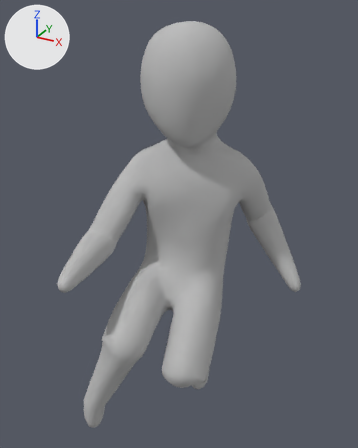
Renders of the Blender file BlenderStuff/PlayerAnim.blend from each side of a commit.
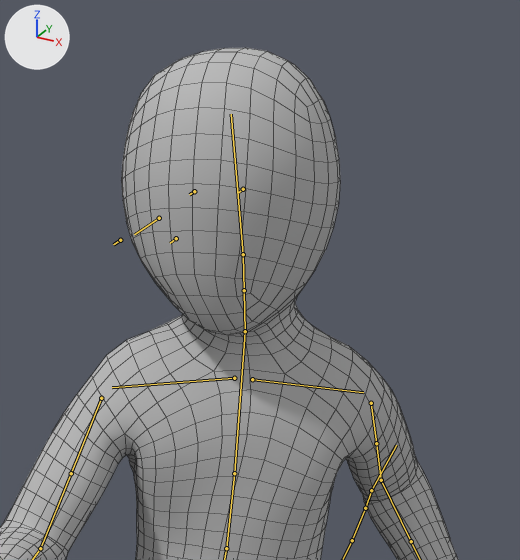
There are two pictures of each version: one whole from a 50 mm lens placed at (0.833, -1.469, 1.451), pointed at (0.032, -0.012, 0.723), one close up on the part from 24% to 88% of the width and 0% to 55% of the height. Arrows for +X, +Y and +Z are at upper left; the lights stay in place. Both versions are drawn at frame 3 of the action 'Movement_Death01'; the numbers are the values there. The bones that bend it are drawn over the model as lines in the close-ups. The close-ups show mesh edges as thin lines.

The first close-up shows 'Human_Mesh'.
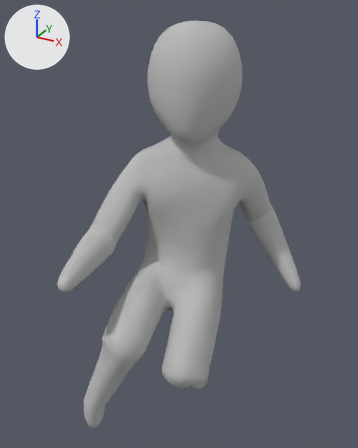
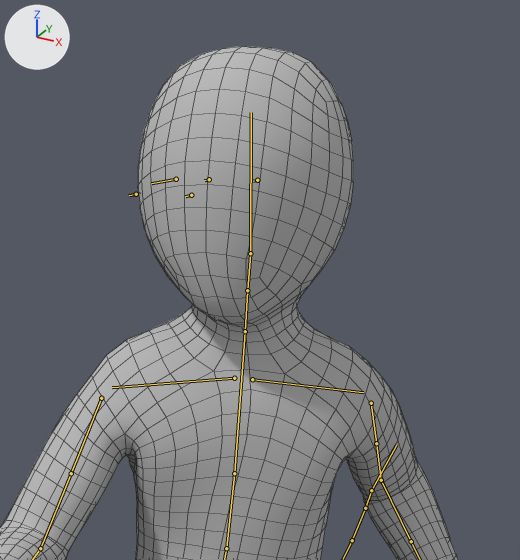
Edits to the scene script, one JSON object a line:
```json
{"block": "bone_neck_001", "where": "bone_neck_001 = bpy.data.objects['Armature'].pose.bones['Neck.001']  # child of 'spine.003'"}
{"op": "set", "path": "bone_neck_001.rotation_quaternion", "old": "(0.994, -0.06, -0.003, -0.051)", "new": "(16.1, -0.06, -0.003, -0.051)", "note": "degrees (-7, -1, -6) -> degrees (0, 0, 0)"}
```

Changed parts and their boxes (x1, y1, x2, y2) in the close-ups (520 x 560 px):
```json
{"object": "Human_Mesh", "change": "posed", "before": [0, 48, 458, 560], "after": [0, 46, 458, 560]}
{"bone": "Neck.001", "before": "(245, 331) to (244, 290)", "after": "(245, 331) to (247, 290)"}
```
